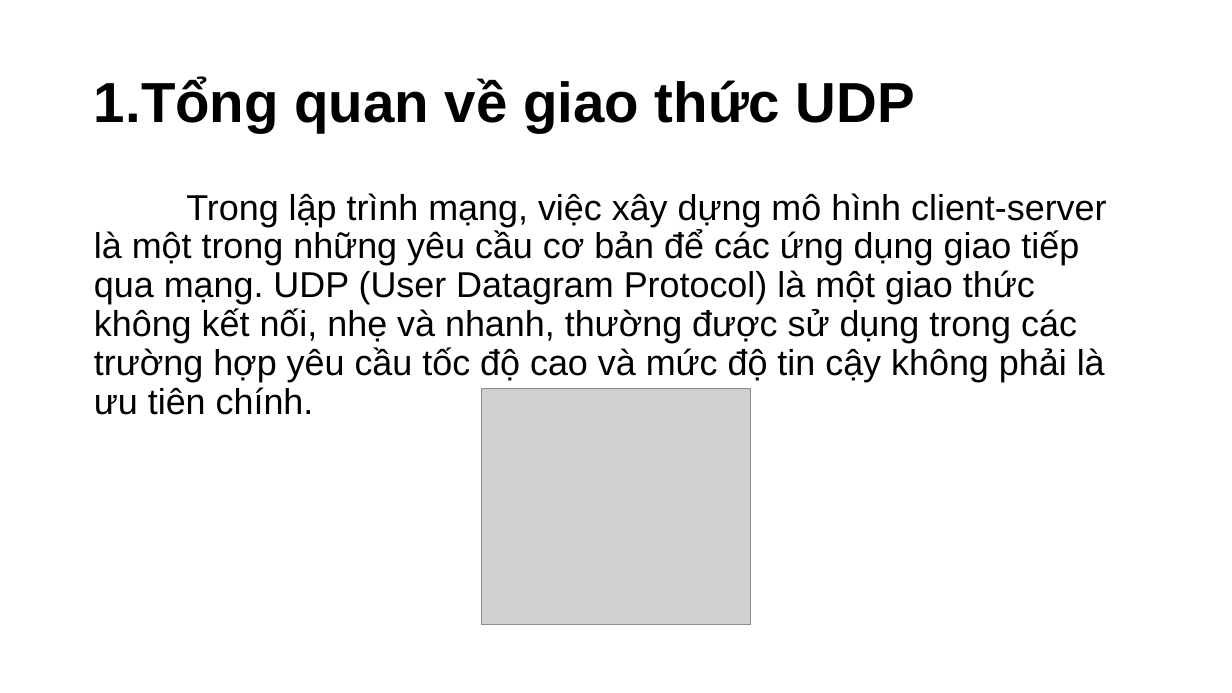
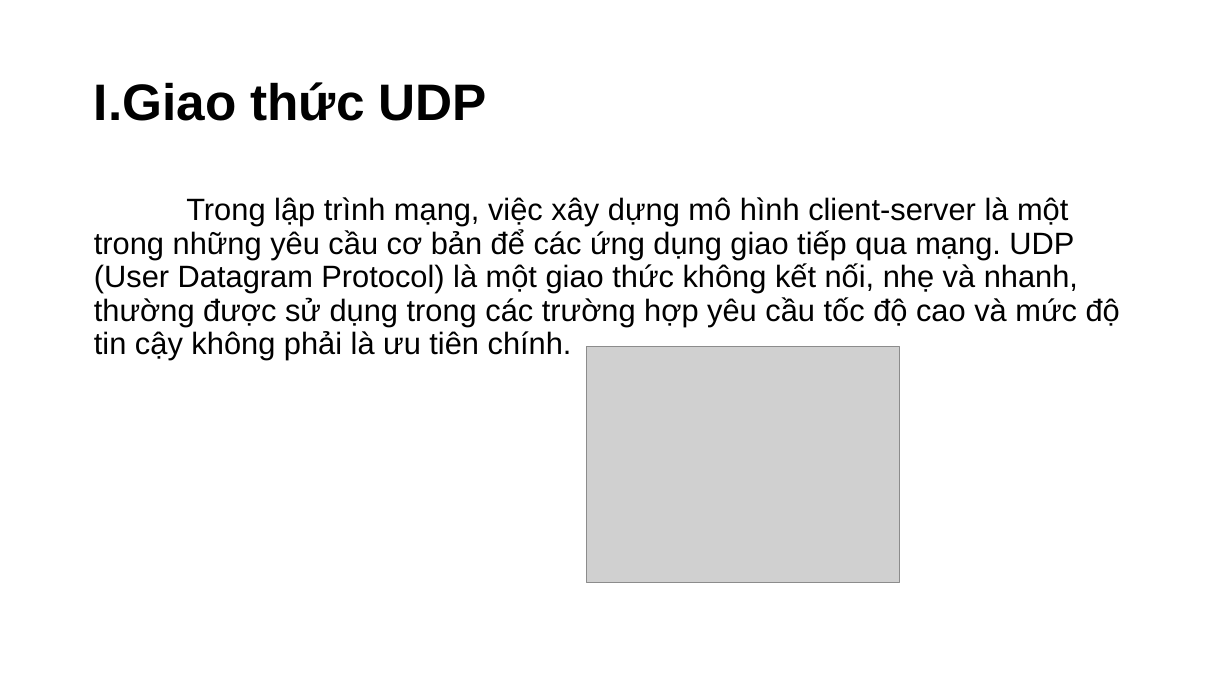
Before and after one commit to Cuid-1412/PowerPoint, a slide deck: slide 4 of Thuyết Trình Java.pptm (slide 5 before the commit). Drawn at 1232x693 pixels with LibreOffice and Linux fonts; fonts in the diff are those of the drawing; grey boxes stand for pictures; background and template pictures are left out. Boxes give left, top, right and bottom in pixels: in the first picture for what was removed or moved away, otherwise in the second. Text is boxed around its words. In the diff, an @@ line names an element or a change of style, - is before the commit and + after.

```diff
--- a/Thuyết Trình Java.pptm
+++ b/Thuyết Trình Java.pptm
@@ title at [94,82,487,121]: text changed; size 44 to 40 pt @@
-1.Tổng quan về giao thức UDP
+I.Giao thức UDP
@@ text "Trong lập trình mạng, việc ..." at [94,197,1120,359]: size 28 to 24 pt @@
@@ picture: place and size @@
-picture at [482,388,750,624]
+picture at [586,347,899,582]
```
Also in this commit, not shown: 6 other slides changed, 4 slides removed.
